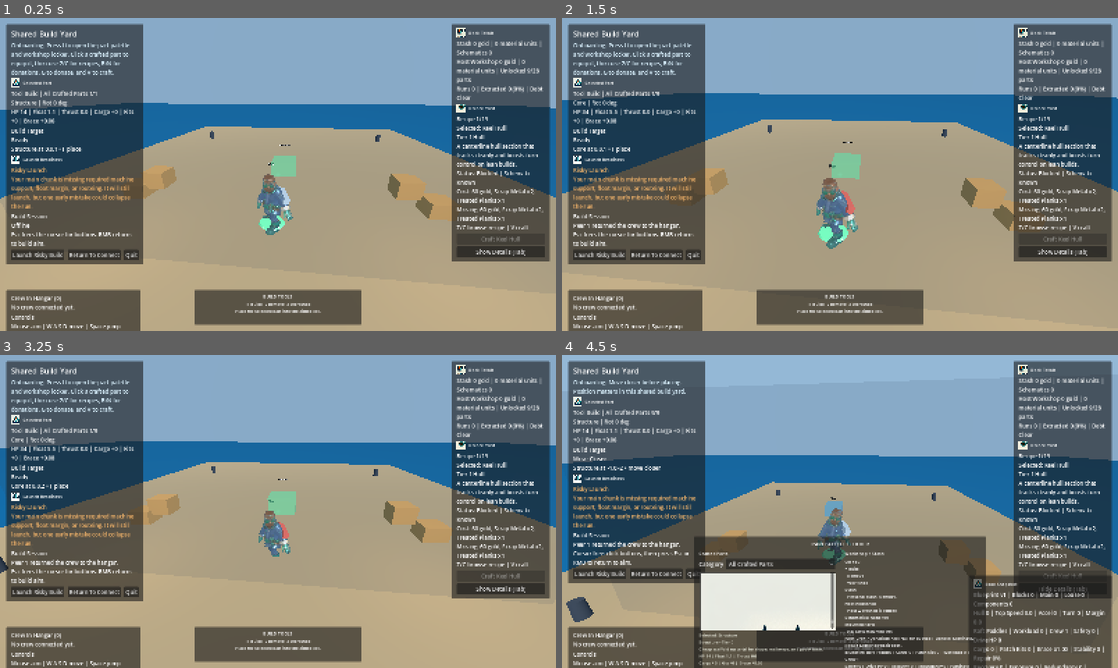
Above: before the commit, frames 1-4 (two rows, left to right).
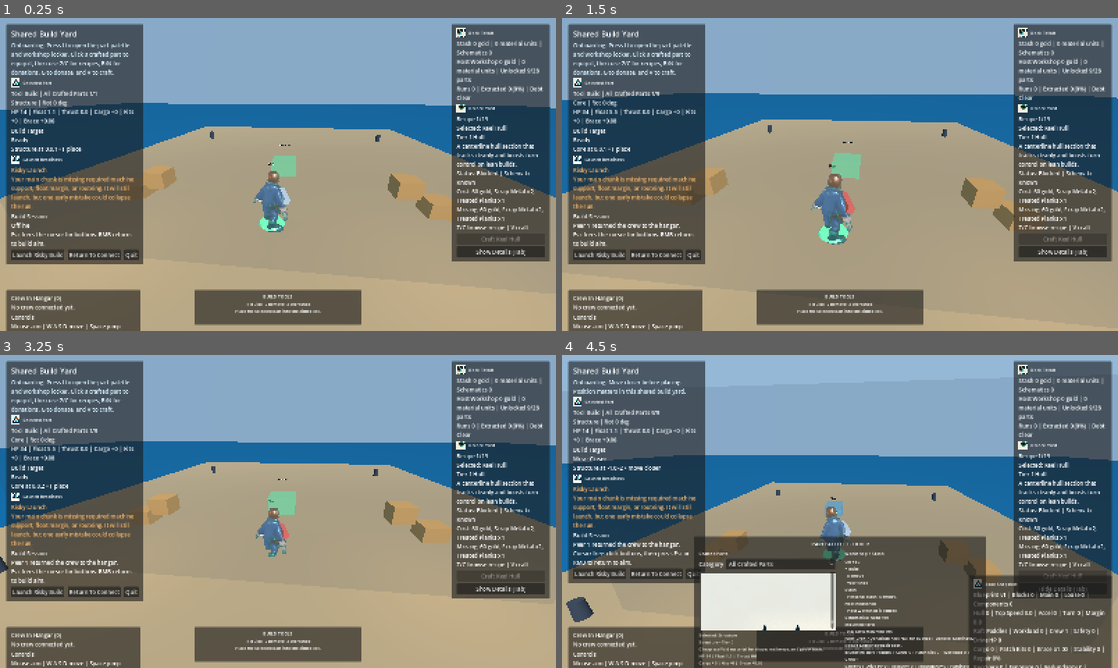
Above: after the commit, the same moments.

Repository: plypieng/built-a-boat-to-kill-mf
Game: Godot game, scene res://scenes/hangar/hangar.tscn
Two runs of this game, one before a commit and one after it. Both use one fixed random seed, a clock stepped at 60 frames per second and the inputs below. This scene is started directly instead of the project's main scene. A sky picture missing from this copy of the repository is replaced by a grey-blue gradient.
Inputs (mouse positions are in pixels of both pictures, inside the frame that each line leads up to):
- Up to frame 1 (0.25 s): no input
- Up to frame 2 (1.5 s): click "Launch Risky Build" at 0.5 s; click "Continue To Hangar" at 1.25 s
- Up to frame 3 (3.25 s): click "Launch Risky Build" at 2 s; click "Continue To Hangar" at 2.75 s
- Up to frame 4 (4.5 s): tap I at 3.5 s; move the mouse to (867, 511) at 3.52 s; hold Up 3.53-4.25 s; tap Tab at 3.6 s; click (867, 511) at 3.67 s; tap Space at 3.77 s; drag from (728, 527) to (812, 574) at 4.27 s

The runs differ from the first frame. In frame 1, 0.5% of the frame differs, in the area x 45-53%, y 48-70%; in frame 2, 0.6%, in the area x 44-54%, y 49-74%; in frame 3, 0.3%; in frame 4, 0.3%.

Commit message:
Fix Meshy avatar facing

Diff:
--- a/scenes/shared/avatar/player_avatar_visual.gd
+++ b/scenes/shared/avatar/player_avatar_visual.gd
@@ -19,6 +19,7 @@
 
 @export_group("Presentation")
 @export_range(0.5, 2.0, 0.01) var avatar_scale := 1.15
+@export_range(-180.0, 180.0, 0.1) var model_yaw_offset_degrees := 180.0
 @export var nameplate_height := 2.05
 @export var tool_offset := Vector3(0.36, 1.0, -0.10)
 @export_range(1.0, 14.0, 0.1) var locomotion_blend_response := 7.5
@@ -46,6 +47,7 @@
 	_ensure_nodes()
 	_ensure_avatar_rig()
 	_apply_avatar_scale()
+	_apply_model_orientation()
 	_apply_highlight()
 	_apply_tool_color()
 	_apply_nameplate()
@@ -321,6 +323,10 @@
 	_ensure_nodes()
 	model_root.scale = Vector3.ONE * avatar_scale
 
+func _apply_model_orientation() -> void:
+	_ensure_nodes()
+	model_root.rotation_degrees = Vector3(0.0, model_yaw_offset_degrees, 0.0)
+
 func _apply_highlight() -> void:
 	_ensure_nodes()
 	var ring_material := foot_ring.material_override as StandardMaterial3D
